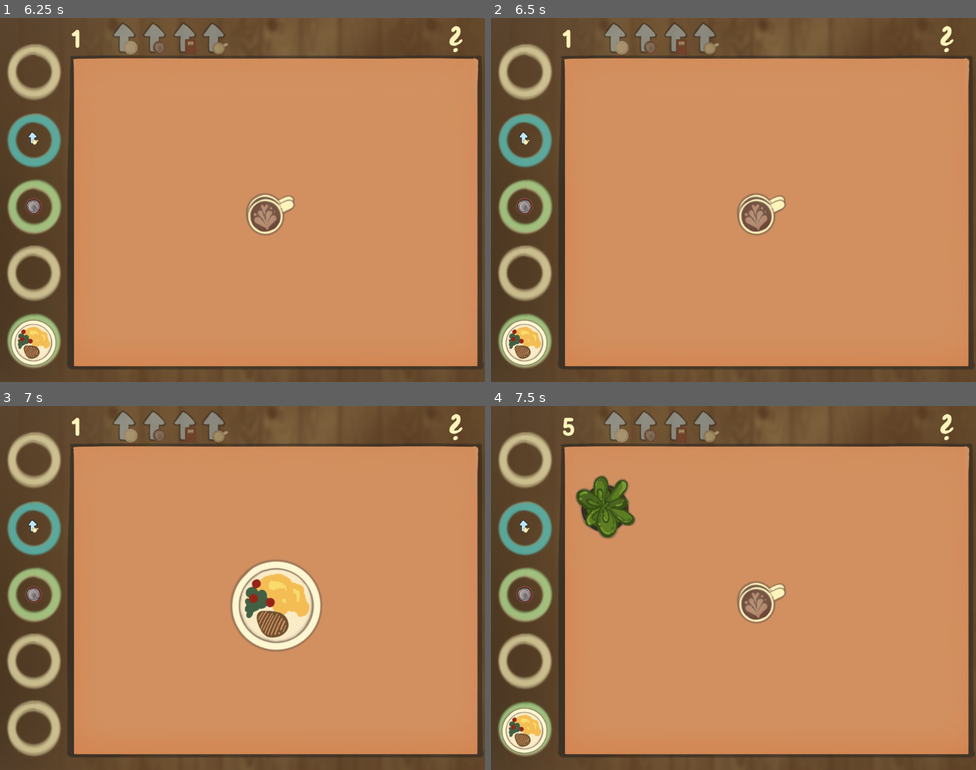
Above: before the commit, frames 1-4 (two rows, left to right).
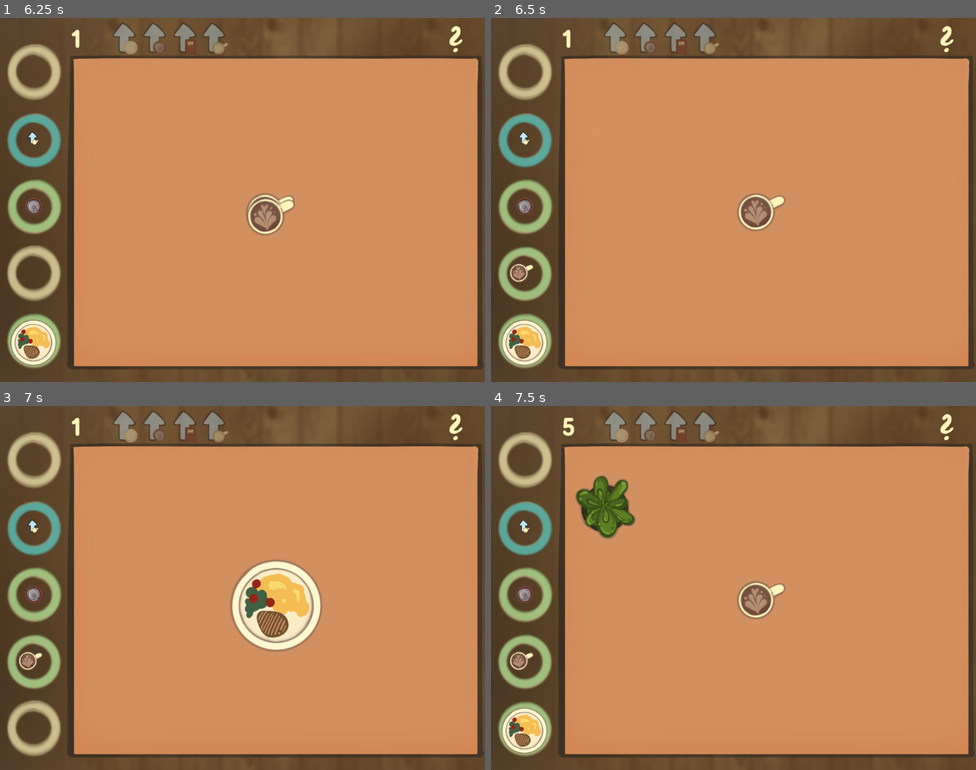
Above: after the commit, the same moments.

Repository: Nekaque/GJTraining
Game: Godot game, scene res://scenes/menu.tscn
Two runs of this game, one before a commit and one after it. Both use one fixed random seed, a clock stepped at 60 frames per second and the inputs below.
Inputs (mouse positions are in pixels of both pictures, inside the frame that each line leads up to):
- Up to frame 1 (6.25 s): click (242, 167) at 0.5 s; click (460, 36) at 1.25 s; click (455, 39) at 2 s; click (460, 36) at 2.75 s; tap Enter at 3.5 s; drag from (33, 72) to (276, 210) at 3.52 s; drag from (33, 141) to (276, 210) at 4.27 s; move the mouse to (33, 207) at 5.02 s; press the mouse at (33, 207) at 5.03 s; release the mouse at (33, 207) at 5.75 s; tap Space at 5.75 s; drag from (33, 276) to (276, 218) at 5.77 s
- Up to frame 2 (6.5 s): no input
- Up to frame 3 (7 s): drag from (33, 729) to (276, 598) at 6.52 s
- Up to frame 4 (7.5 s): drag from (524, 460) to (767, 598) at 7.27 s

Frame 1 is identical in both runs. In frame 2, 1.4% of the frame differs, in the area x 1-61%, y 49-78%; in frame 3, 0.9%; in frame 4, 1.4%.

Commit message:
final version 1.0

Diff:
--- a/project.godot
+++ b/project.godot
@@ -10,7 +10,7 @@
 
 [application]
 
-config/name="GJTraining"
+config/name="Cluttered"
 run/main_scene="res://scenes/menu.tscn"
 config/features=PackedStringArray("4.3", "GL Compatibility")
 config/icon="uid://2b4xffnbhdu1"
--- a/scenes/menu.tscn
+++ b/scenes/menu.tscn
@@ -25,7 +25,6 @@
 [node name="Music" type="AudioStreamPlayer2D" parent="."]
 stream = ExtResource("5_5alfh")
 autoplay = true
-stream_paused = true
 parameters/looping = true
 
 [connection signal="mouse_entered" from="play" to="." method="_on_play_mouse_entered"]
--- a/scripts/item.gd
+++ b/scripts/item.gd
@@ -4,7 +4,7 @@
 var init_pos = null
 var on_table = false
 var movable = true
-var cleanable = true
+var cleanable = false
 var stackable = false
 var from = -1
 var animations = ['steak', 'book', 'coffee', 'can', 'pc', 'cactus', 'pencil', 'pen', 'plant', 'steak_up','book_up', 'coffee_up', 'can_up', 'cleanup']
@@ -32,13 +32,13 @@
 
 func _on_area_entered(area: Area2D) -> void:
 	if area.is_in_group('Items'):
-		if !(Coll.is_stackable and area.is_in_group(animations[type])):
+		if !(Coll.is_stackable[type] and area.is_in_group(animations[type])):
 			collided = true
 			Coll.collisions +=1
 
 func _on_area_exited(area: Area2D) -> void:
 	if area.is_in_group('Items'):
-		if !(Coll.is_stackable and area.is_in_group(animations[type])):
+		if !(Coll.is_stackable[type] and area.is_in_group(animations[type])):
 			collided = false
 			Coll.collisions -=1
 
@@ -55,7 +55,6 @@
 	for collider in colliders: collider.disabled = true
 	add_to_group(animations[num])
 	colliders[num].disabled = false
-	cleanable = is_cleanable[num]
 	stackable = Coll.is_stackable[num]
 	position = Vector2(70, i*142 + 112)
 	init_pos = position
@@ -77,3 +76,4 @@
 
 func _on_sprite_animation_finished() -> void:
 	movable = is_movable[type]
+	cleanable = is_cleanable[type]
--- a/scripts/main.gd
+++ b/scripts/main.gd
@@ -36,7 +36,9 @@
 	scale = Vector2(0.8, 0.8)
 	time = 5
 	score = 0
-	for i in len(occupied): create_item(i)
+	for i in len(occupied):
+		Coll.is_stackable[i] = false
+		create_item(i)
 	timer.wait_time = time
 	timer.start(0)
 	rest = time
